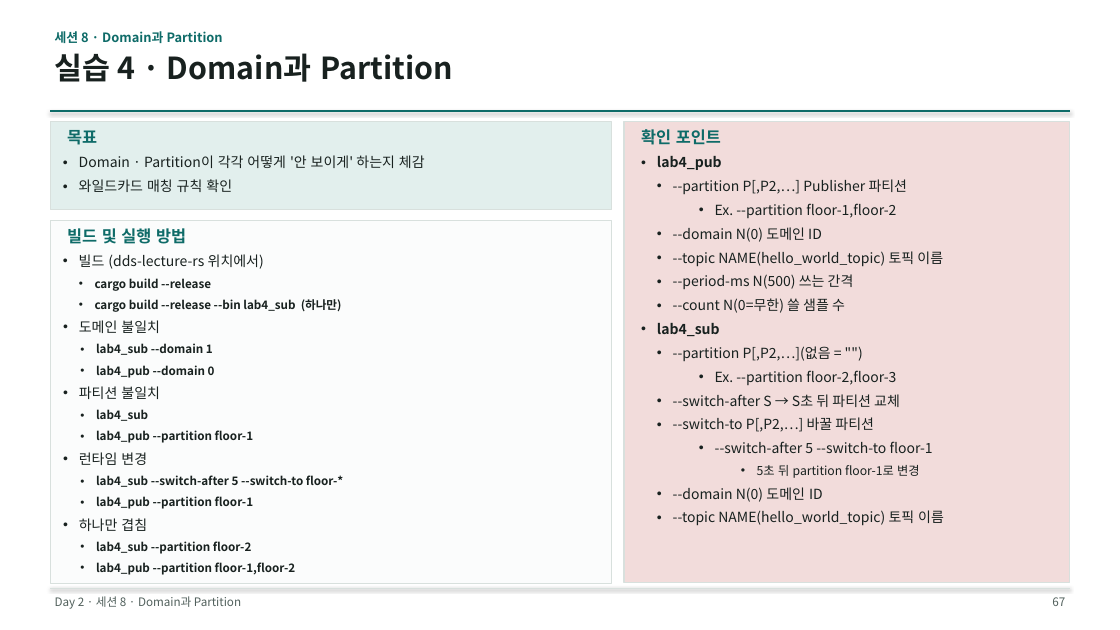
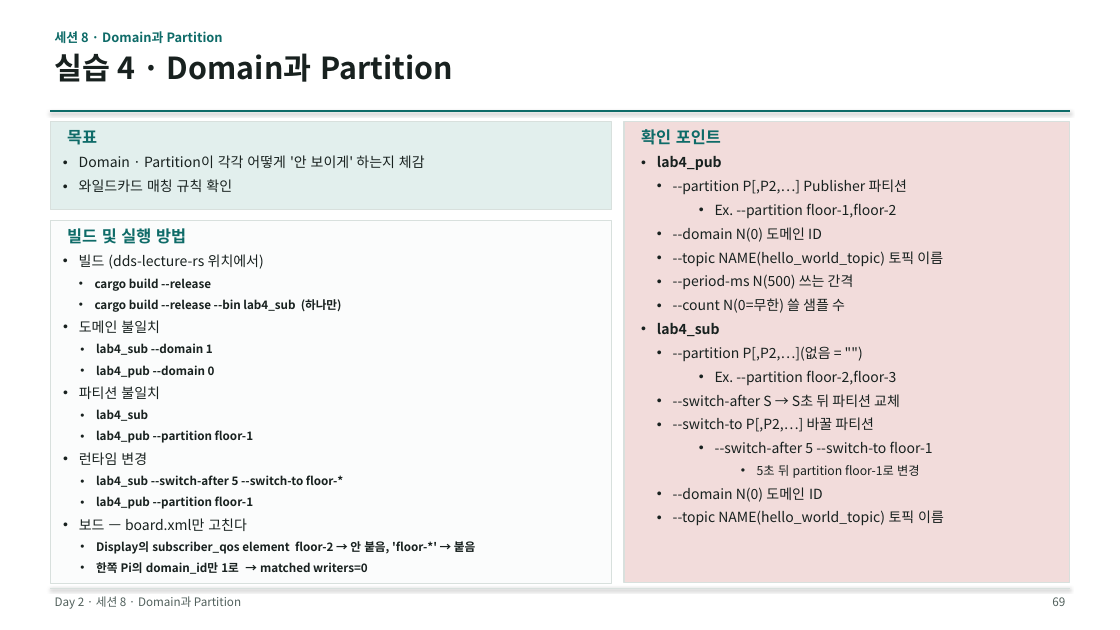
Before and after one commit to IntellectusCorp/int2DDS-lecture, a slide deck: slide 69 of int2dds-lecture-for-beginner.pptx (slide 67 before the commit). Drawn at 1120x630 pixels with LibreOffice and Linux fonts; fonts in the diff are those of the drawing. Boxes give left, top, right and bottom in pixels: in the first picture for what was removed or moved away, otherwise in the second. Text is boxed around its words. In the diff, an @@ line names an element or a change of style, - is before the commit and + after.

Commit message:
FEAT: Add Raspberry Pi board labs and remove C lab sources
- Add board_pub / board_sub, board.xml and led.py (LED display of instance state)
- Fetch int2DDS from the GitHub develop branch instead of a local path
- Remove the old C labs (dds-lecture-src)
- Update README and slides for the board labs

```diff
--- a/int2dds-lecture-for-beginner.pptx
+++ b/int2dds-lecture-for-beginner.pptx
@@ text at (79, 518, 475, 574): text changed @@
-• 하나만 겹침
-  • lab4_sub --partition floor-2
-  • lab4_pub --partition floor-1,floor-2
+• 보드 — board.xml만 고친다
+  • Display의 subscriber_qos element floor-2 → 안 붙음, 'floor-*' → 붙음
+  • 한쪽 Pi의 domain_id만 1로 → matched writers=0
@@ page number at (1052, 597, 1065, 606): text changed @@
-67
+69
```
Also in this commit, not shown: 9 other slides changed, 4 slides added, 43 other files.
